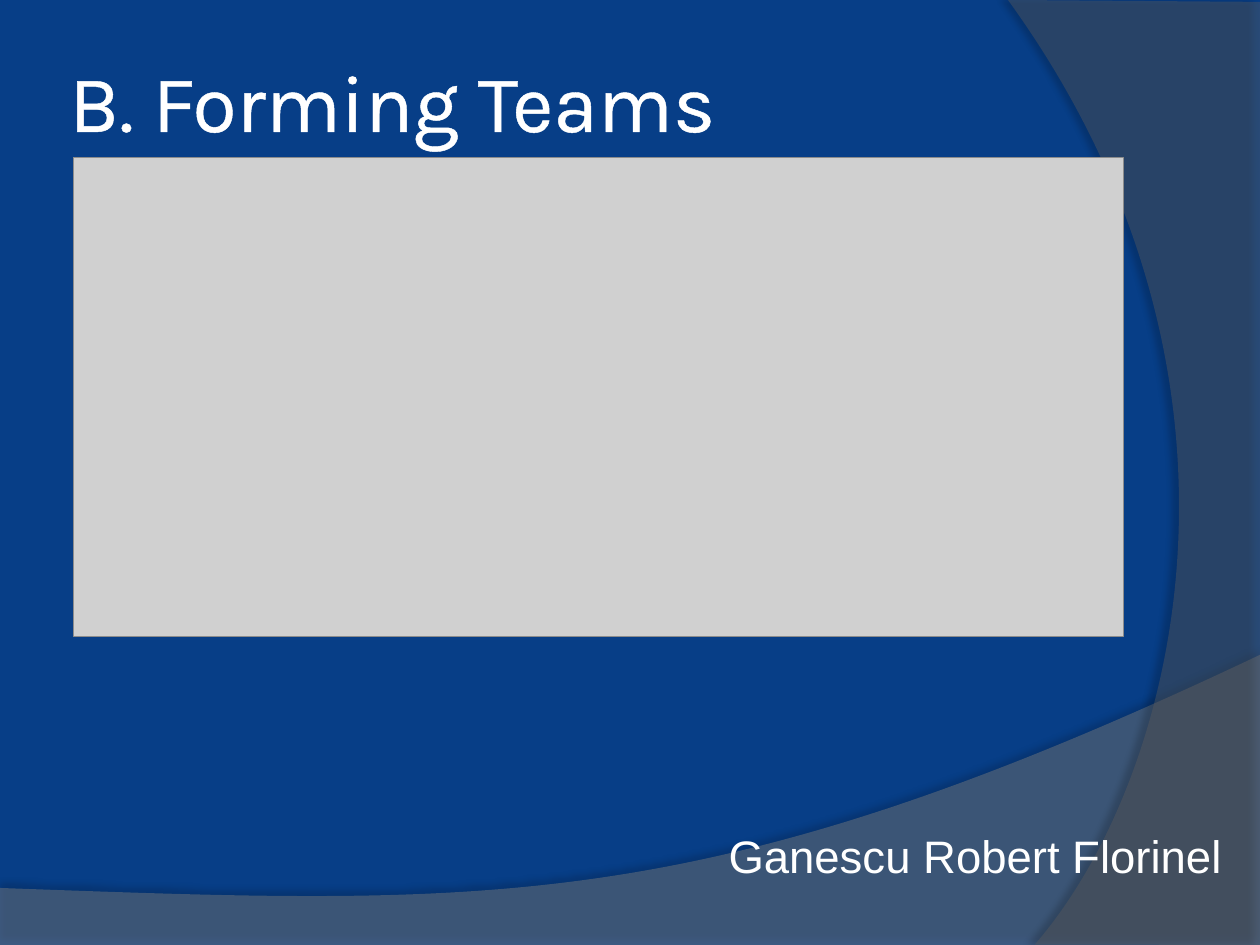
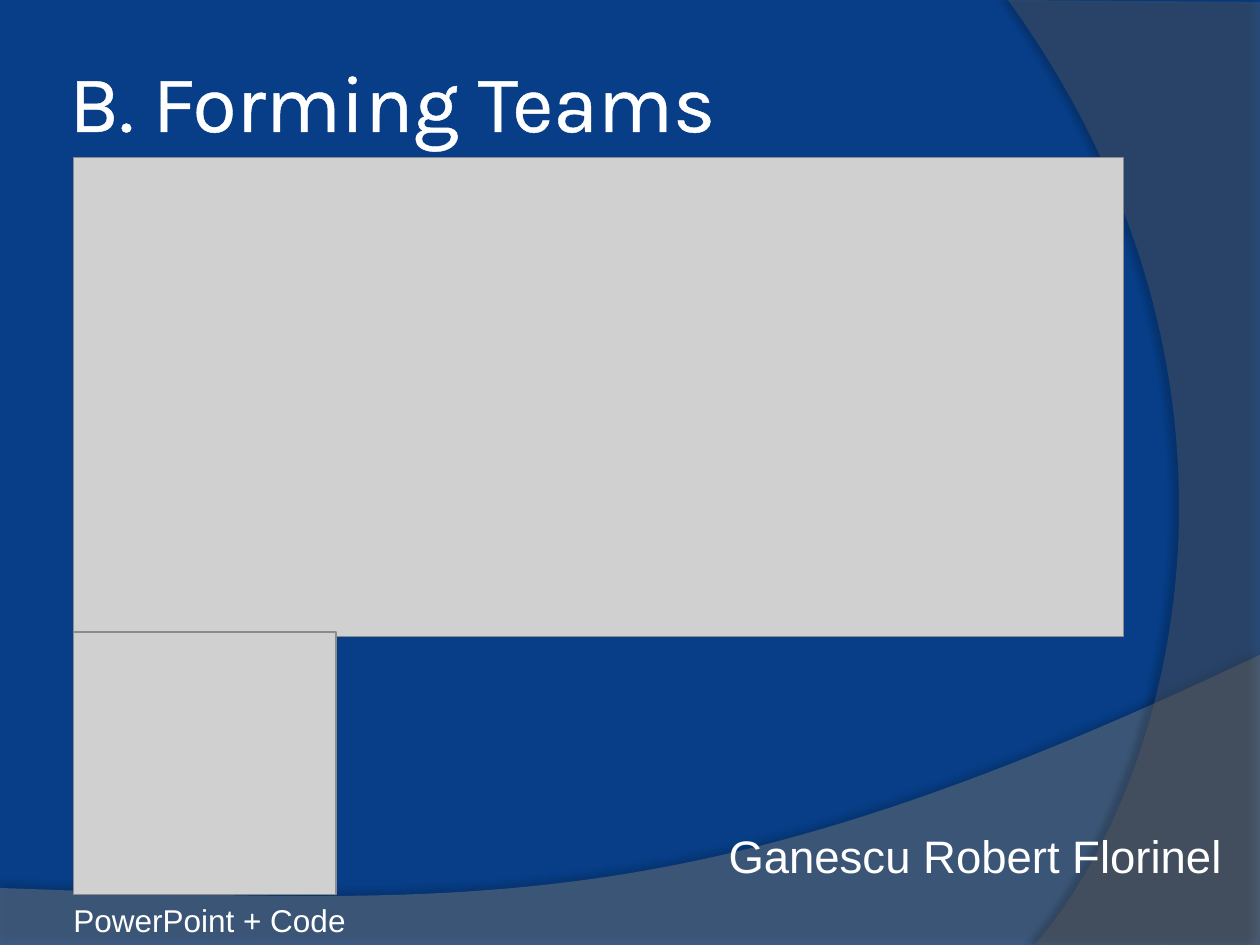
Before and after one commit to GanescuRobert/Codeforces, a slide deck: slide 1 of 1700/B. Forming Teams/B. Forming Teams.pptx. Drawn at 1260x945 pixels with LibreOffice and Linux fonts; fonts in the diff are those of the drawing; grey boxes stand for pictures. Boxes give left, top, right and bottom in pixels: in the first picture for what was removed or moved away, otherwise in the second. Text is boxed around its words. In the diff, an @@ line names an element or a change of style, - is before the commit and + after.

```diff
--- a/1700/B. Forming Teams/B. Forming Teams.pptx
+++ b/1700/B. Forming Teams/B. Forming Teams.pptx
@@ picture added at [73,633,335,895] @@
@@ text added at [73,909,345,933], 18 pt, text #FFFFFF @@
+PowerPoint + Code
```
Also in this commit, not shown: 5 other slides changed.
